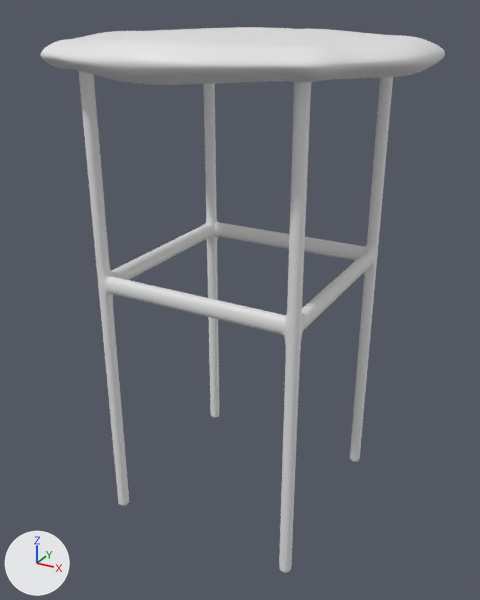
What one commit did to the FBX model Assets/Models/Barstol.fbx.
Camera for both pictures: a 50 mm lens placed at (3.22, -5.97, 0.38), pointed at (-0.02, -0.08, -2.57). Every picture has the same lights, and +X, +Y and +Z are marked at lower left. Where no turn or scale is listed for an object, it has been applied to the vertices.

Objects in the first picture: 'Stol'.
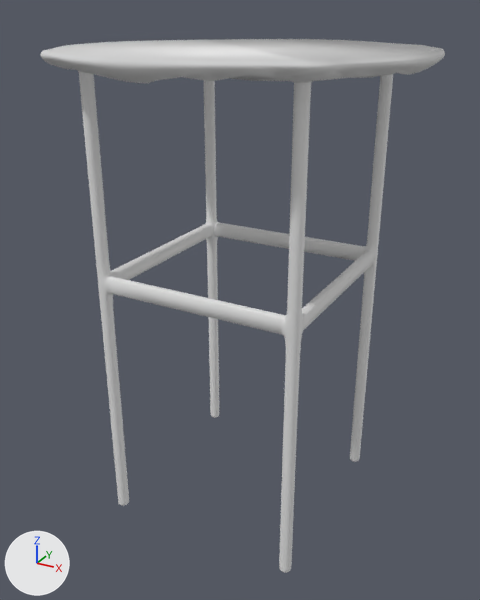
The newer file is also turned or shifted as a whole; pictures and numbers use the older file's frame.

Patch to the scene script:
```diff
--- a/Assets/Models/Barstol.fbx.py
+++ b/Assets/Models/Barstol.fbx.py
@@ me_cube_001 @@
 # used by ob_stol; location = (0.0, 0.0, -4.96)
-me_cube_001.from_pydata(...)  # 40954 vertices, 40960 faces; spans x -1.81..1.81, y -1.85..1.85, z -0.12..5.17
+me_cube_001.from_pydata(...)  # 28458 vertices, 27413 faces; spans x -1.81..1.81, y -1.85..1.85, z -0.12..5.0
+# me_cube_001 part 1: 9235 vertices removed from x -1.78..1.78, y -1.83..1.82, z 4.75..5.17
+# me_cube_001 part 2: 9 vertices moved within x 0.99..1.02, y 0.98..1.03, z 2.65..2.81; 3261 vertices removed from x -1.13..1.13, y -1.14..1.13, z 2.65..2.82
```

Boxes [x1, y1, x2, y2] around the edits, measured in the pictures (480 x 600 px):
'Stol', reshaped
    before: [41, 27, 445, 573]
    after: [41, 39, 445, 573]
part 1 of me_cube_001, deleted
    before: [42, 27, 443, 85]
part 2 of me_cube_001, cut back
    before: [108, 224, 375, 335]
    after: [215, 224, 367, 307]
